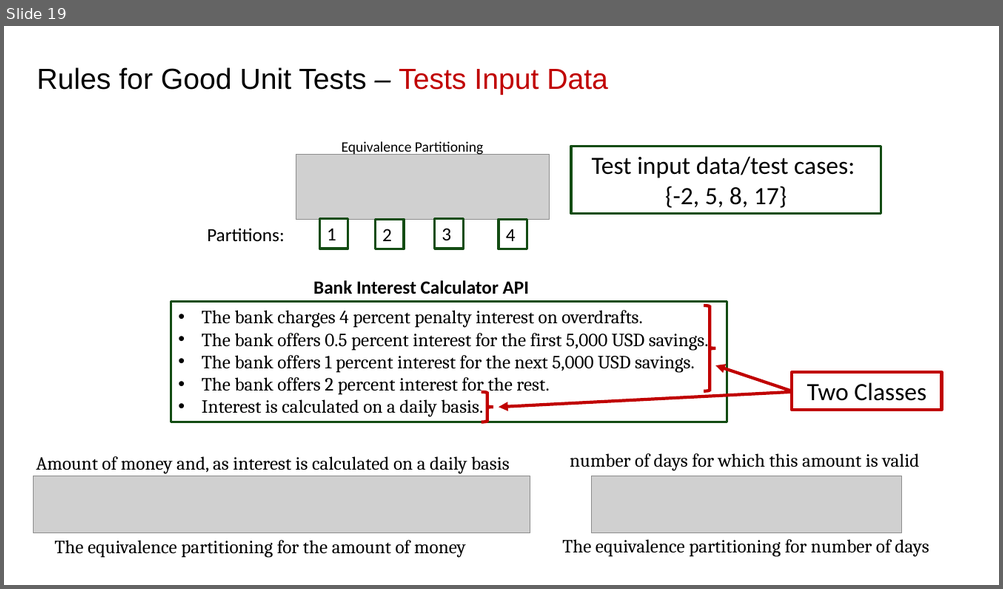
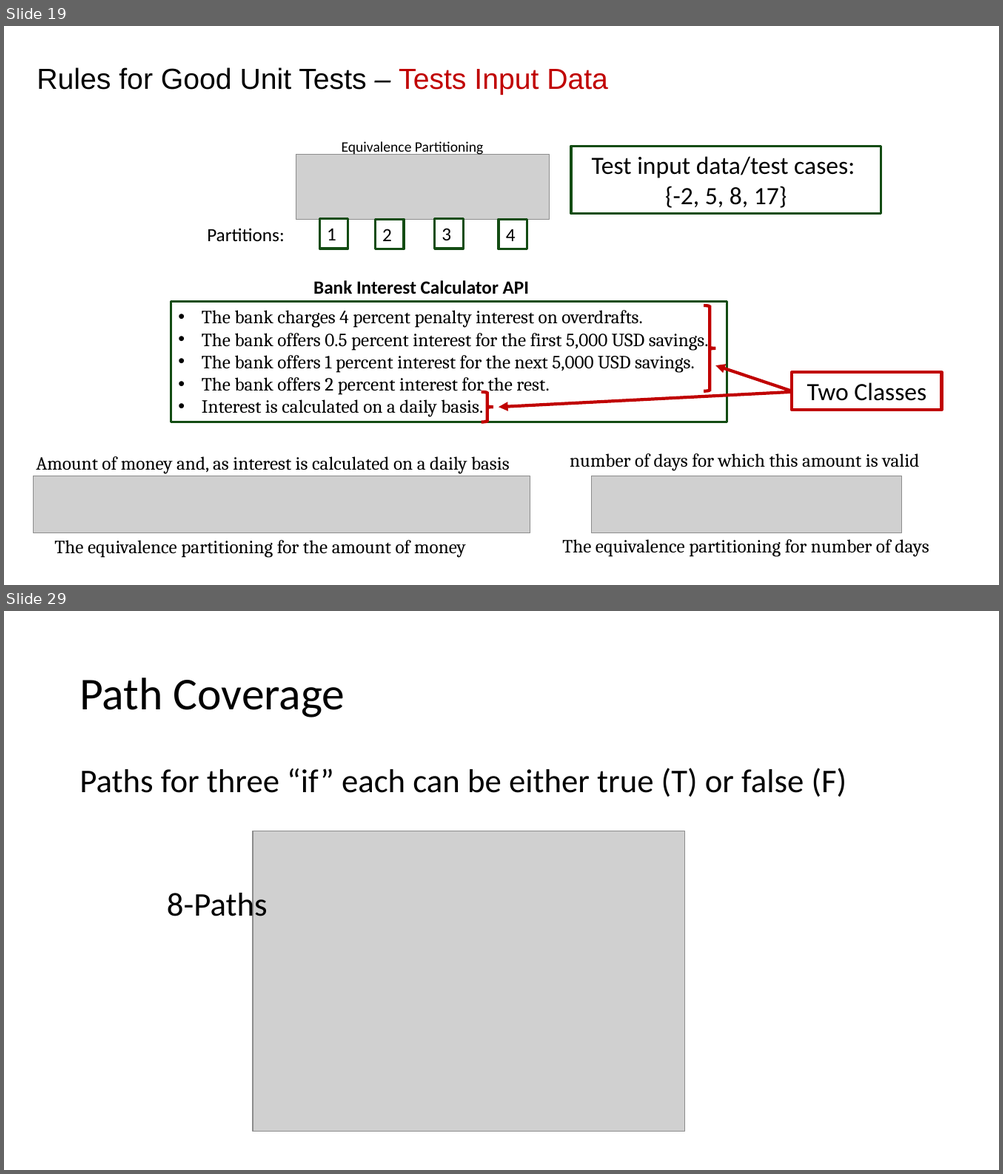
Before and after one commit to johnxu21/johnxu21.github.io, a slide deck: teaching/CS472-Spring2023/Timetable/Software_Testing.pptx. Shown one above the other, each under a label of ours: slide 19 before the commit, slides 19 and 29 after it; the slides between them are not shown. The pictures are 1003x589 and 1003x1174 pixels, drawn with LibreOffice and Linux fonts; fonts in the diff are those of the drawing; grey boxes stand for pictures. Boxes give left, top, right and bottom in pixels: in the first picture for what was removed or moved away, otherwise in the second. Text is boxed around its words. In the diff, an @@ line names an element or a change of style, - is before the commit and + after.

```diff
--- a/teaching/CS472-Spring2023/Timetable/Software_Testing.pptx
+++ b/teaching/CS472-Spring2023/Timetable/Software_Testing.pptx
@@ slide 29 added at [4, 611, 999, 1170], background #FFFFFF @@
@@ title added at [79, 678, 345, 718], 44 pt, text #000000 @@
+Path Coverage
@@ text added at [79, 768, 847, 797], 32 pt, text #000000 @@
+Paths for three “if” each can be either true (T) or false (F)
@@ picture added at [253, 831, 685, 1132] @@
@@ text added at [167, 889, 267, 925], 32 pt, text #000000 @@
+8-Paths
```
Also in this commit, not shown: 4 slides changed, 12 other slides added, 1 slide removed, 3 other files.
